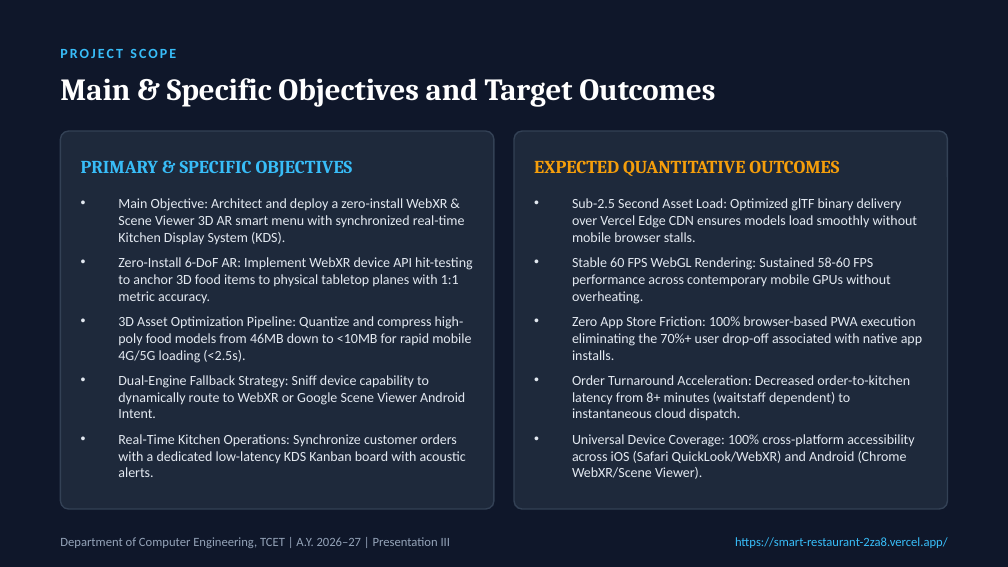
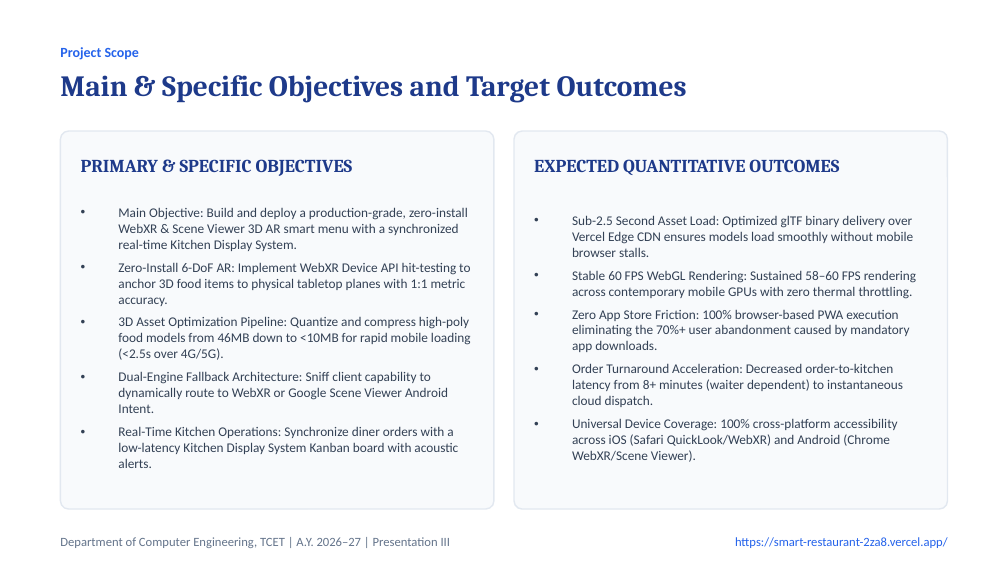
Before and after one commit to MANAV0060/Smart-Restaurant, a slide deck: slide 4 of Smart_Restaurant_Presentation_III.pptx. Drawn at 1008x567 pixels with LibreOffice and Linux fonts; fonts in the diff are those of the drawing. Boxes give left, top, right and bottom in pixels: in the first picture for what was removed or moved away, otherwise in the second. Text is boxed around its words. In the diff, an @@ line names an element or a change of style, - is before the commit and + after.

Commit message:
style(presentation): refactor PPTX to clean, professional white-and-navy academic theme

```diff
--- a/Smart_Restaurant_Presentation_III.pptx
+++ b/Smart_Restaurant_Presentation_III.pptx
@@ background #0F172A to #FFFFFF @@
@@ text at <box>60,47,139,60</box>: text changed; text colour #38BDF8 to #2563EB @@
-PROJECT SCOPE
+Project Scope
@@ text "Main & Specific Objectives and ..." at <box>60,75,687,103</box>: size 22 to 21 pt, text colour #FFFFFF to #1E3A8A @@
@@ rounded rectangle at <box>60,131,494,509</box>: fill #1E293B to #F8FAFC; outline #334155 1 pt to #E2E8F0 1 pt @@
@@ rounded rectangle at <box>514,131,948,509</box>: fill #1E293B to #F8FAFC; outline #334155 1 pt to #E2E8F0 1 pt @@
@@ text "PRIMARY & SPECIFIC OBJECTIVES" at <box>81,159,353,176</box>: text colour #38BDF8 to #1E3A8A @@
@@ text "EXPECTED QUANTITATIVE OUTCOMES" at <box>534,159,839,175</box>: text colour #F59E0B to #1E3A8A @@
@@ text at <box>118,207,471,468</box>: text changed; size 10 to 9.5 pt; text colour #E2E8F0 to #334155 @@
-• Main Objective: Architect and deploy a zero-install WebXR & Scene Viewer 3D AR smart menu with synchronized real-time Kitchen Display System (KDS).
-• Zero-Install 6-DoF AR: Implement WebXR device API hit-testing to anchor 3D food items to physical tabletop planes with 1:1 metric accuracy.
-• 3D Asset Optimization Pipeline: Quantize and compress high-poly food models from 46MB down to <10MB for rapid mobile 4G/5G loading (<2.5s).
-• Dual-Engine Fallback Strategy: Sniff device capability to dynamically route to WebXR or Google Scene Viewer Android Intent.
-• Real-Time Kitchen Operations: Synchronize customer orders with a dedicated low-latency KDS Kanban board with acoustic alerts.
+• Main Objective: Build and deploy a production-grade, zero-install WebXR & Scene Viewer 3D AR smart menu with a synchronized real-time Kitchen Display System.
+• Zero-Install 6-DoF AR: Implement WebXR Device API hit-testing to anchor 3D food items to physical tabletop planes with 1:1 metric accuracy.
+• 3D Asset Optimization Pipeline: Quantize and compress high-poly food models from 46MB down to <10MB for rapid mobile loading (<2.5s over 4G/5G).
+• Dual-Engine Fallback Architecture: Sniff client capability to dynamically route to WebXR or Google Scene Viewer Android Intent.
+• Real-Time Kitchen Operations: Synchronize diner orders with a low-latency Kitchen Display System Kanban board with acoustic alerts.
@@ text at <box>572,215,913,462</box>: size 10 to 9.5 pt, text colour #E2E8F0 to #334155 in "Sub-2.5 Second Asset Load: Optimized glTF binary ...", "Universal Device Coverage: 100% cross-platform accessibility ..."; less space between paragraphs @@
@@ text at <box>572,270,916,407</box>: text changed; size 10 to 9.5 pt; text colour #E2E8F0 to #334155 @@
-• Stable 60 FPS WebGL Rendering: Sustained 58-60 FPS performance across contemporary mobile GPUs without overheating.
-• Zero App Store Friction: 100% browser-based PWA execution eliminating the 70%+ user drop-off associated with native app installs.
-• Order Turnaround Acceleration: Decreased order-to-kitchen latency from 8+ minutes (waitstaff dependent) to instantaneous cloud dispatch.
+• Stable 60 FPS WebGL Rendering: Sustained 58–60 FPS rendering across contemporary mobile GPUs with zero thermal throttling.
+• Zero App Store Friction: 100% browser-based PWA execution eliminating the 70%+ user abandonment caused by mandatory app downloads.
+• Order Turnaround Acceleration: Decreased order-to-kitchen latency from 8+ minutes (waiter dependent) to instantaneous cloud dispatch.
@@ text "Department of Computer Engineering, TCET ..." at <box>60,537,451,548</box>: text colour #94A3B8 to #64748B @@
@@ text "https://smart-restaurant-2za8.vercel.app/" at <box>735,537,948,548</box>: text colour #38BDF8 to #2563EB @@
```
Also in this commit, not shown: 19 other slides changed, 1 other file.
